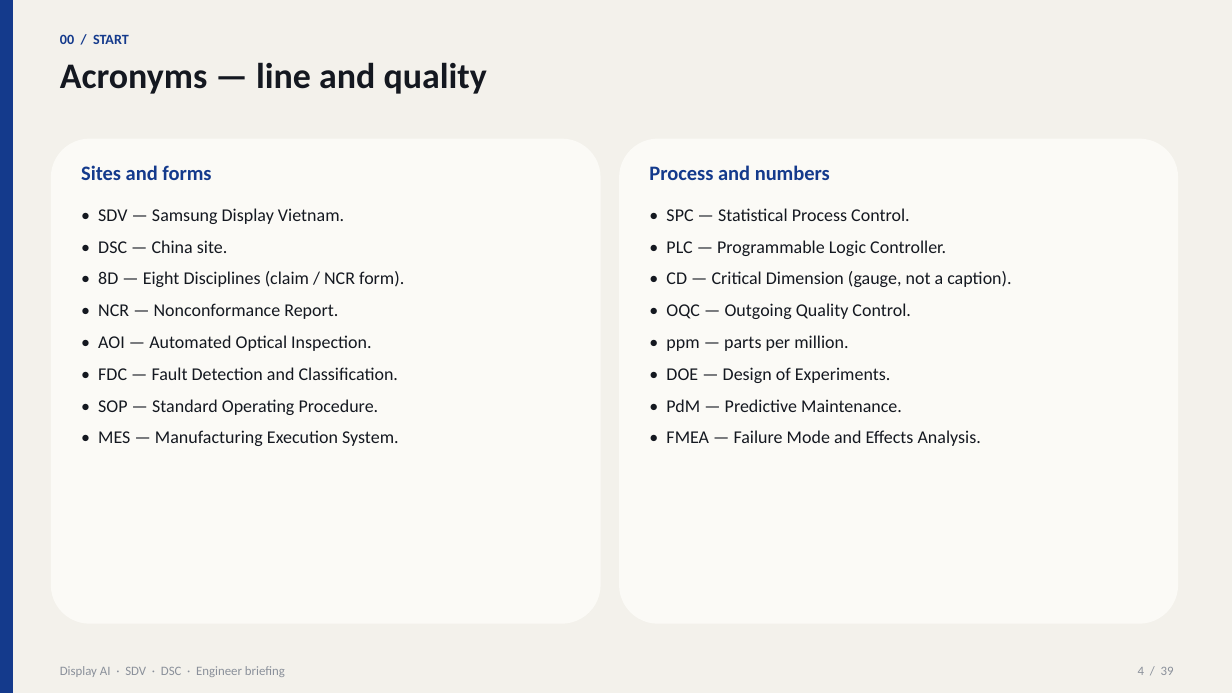
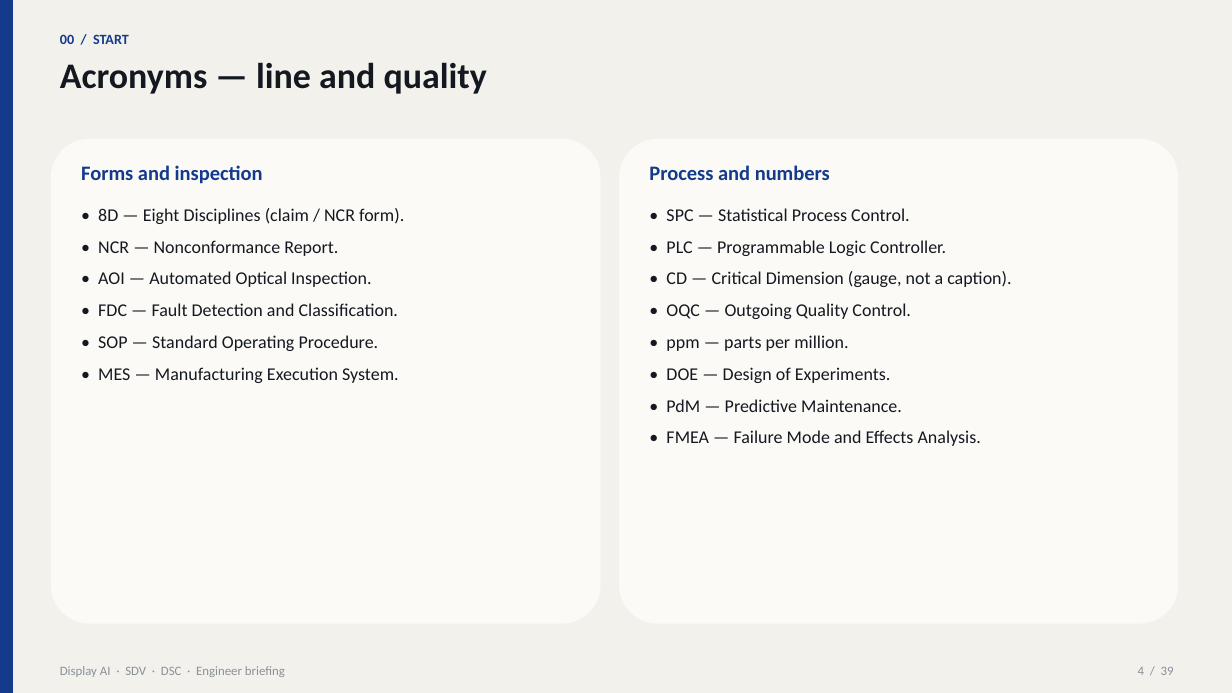
Before and after one commit to beyondlatent/welcome, a slide deck: slide 4 of Display-AI-Briefing-SDV-DSC.pptx. Drawn at 1232x693 pixels with LibreOffice and Linux fonts; fonts in the diff are those of the drawing. Boxes give left, top, right and bottom in pixels: in the first picture for what was removed or moved away, otherwise in the second. Text is boxed around its words. In the diff, an @@ line names an element or a change of style, - is before the commit and + after.

```diff
--- a/Display-AI-Briefing-SDV-DSC.pptx
+++ b/Display-AI-Briefing-SDV-DSC.pptx
@@ text at box(81, 165, 263, 184): text changed @@
-Sites and forms
+Forms and inspection
@@ text at box(98, 208, 344, 253): paragraphs removed @@
-• SDV — Samsung Display Vietnam.
-• DSC — China site.
```
Also in this commit, not shown: 2 other slides changed, 2 other files.
